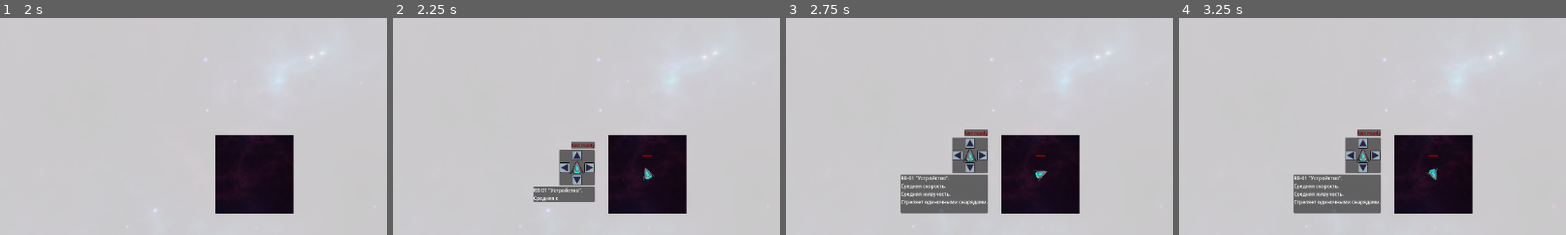
Above: before the commit, frames 1-4 (left to right).
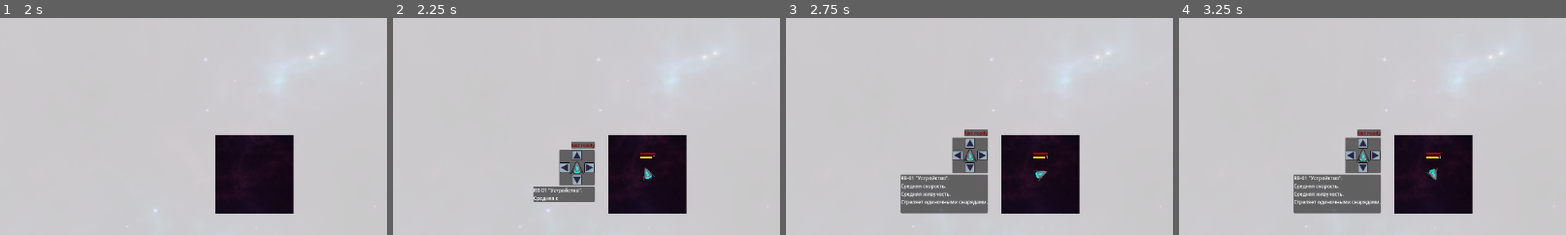
Above: after the commit, the same moments.

Repository: NoElkaTheGod/vague-nonspecific-repository
Game: Godot game, scene res://scenes/root.tscn
Two runs of this game, one before a commit and one after it. Both use one fixed random seed, a clock stepped at 60 frames per second and the inputs below.
Inputs:
- Up to frame 1 (2 s): tap Enter at 1.25 s
- Up to frame 2 (2.25 s): tap Space at 2 s
- Up to frame 3 (2.75 s): no input
- Up to frame 4 (3.25 s): no input
The pictures show only the part of the screen within x 50-100%, y 50-100%; the shares and areas given below are measured in that part.

Frame 1 is identical in both runs. In frame 2, less than 0.1% of the frame differs, in the area x 63-68%, y 62-65%; in frame 3, less than 0.1%; in frame 4, less than 0.1%.

Commit message:
Reload indicators

Diff:
--- /dev/null
+++ b/scenes/cooldown_indicator.tscn
@@ -0,0 +1,55 @@
+[gd_scene load_steps=4 format=3 uid="uid://npi8soq5rnl4"]
+
+[ext_resource type="Script" uid="uid://nvvul1w1xot7" path="res://scripts/cooldown_indicator.gd" id="1_u3864"]
+[ext_resource type="Texture2D" uid="uid://di1nk5v6gwxhh" path="res://sprites/circle.png" id="2_qn1vp"]
+
+[sub_resource type="Theme" id="Theme_en72l"]
+BoxContainer/constants/separation = 0
+
+[node name="CooldownIndicator" type="Control"]
+clip_contents = true
+custom_minimum_size = Vector2(50, 10)
+layout_mode = 3
+anchor_right = 0.026
+anchor_bottom = 0.008
+offset_right = 20.048
+offset_bottom = 4.816
+grow_horizontal = 2
+grow_vertical = 2
+script = ExtResource("1_u3864")
+
+[node name="ReloadBar" type="HBoxContainer" parent="."]
+custom_minimum_size = Vector2(40, 6)
+layout_mode = 1
+anchors_preset = 4
+anchor_top = 0.5
+anchor_bottom = 0.5
+offset_top = -3.0
+offset_right = 30.0
+offset_bottom = 3.0
+grow_vertical = 2
+theme = SubResource("Theme_en72l")
+
+[node name="Light" type="ColorRect" parent="ReloadBar"]
+custom_minimum_size = Vector2(0, 5)
+layout_mode = 2
+size_flags_horizontal = 3
+color = Color(1, 0.784314, 0, 1)
+
+[node name="Dark" type="ColorRect" parent="ReloadBar"]
+layout_mode = 2
+color = Color(0.501961, 0.392157, 0, 1)
+
+[node name="CooldownBar" type="TextureProgressBar" parent="."]
+custom_minimum_size = Vector2(10, 10)
+layout_mode = 1
+anchors_preset = 11
+anchor_left = 1.0
+anchor_right = 1.0
+anchor_bottom = 1.0
+offset_left = -10.0
+grow_horizontal = 0
+grow_vertical = 2
+fill_mode = 4
+nine_patch_stretch = true
+texture_progress = ExtResource("2_qn1vp")
--- a/scenes/health_bar.tscn
+++ b/scenes/health_bar.tscn
@@ -7,6 +7,7 @@
 
 [node name="HealthBar" type="Control"]
 clip_contents = true
+custom_minimum_size = Vector2(40, 6)
 layout_mode = 3
 anchor_right = 0.026
 anchor_bottom = 0.008
@@ -15,6 +16,7 @@
 script = ExtResource("1_ytfrn")
 
 [node name="Box" type="HBoxContainer" parent="."]
+custom_minimum_size = Vector2(40, 6)
 layout_mode = 1
 anchors_preset = 15
 anchor_right = 1.0
--- /dev/null
+++ b/scripts/cooldown_indicator.gd
@@ -0,0 +1,57 @@
+class_name CooldownIndicator extends Control
+
+var bound_player: Player
+var opacity := 1.0
+var full_stack_size := 0.0
+var cur_stack_size := 0.0
+var reload_time := 0.0
+var reload_timer := 0.0
+
+@onready var reload_bar := $ReloadBar/Dark
+@onready var cooldown_bar := $CooldownBar
+@onready var box := $ReloadBar
+
+func init(player: Player) -> void:
+	bound_player = player
+
+func _physics_process(_delta: float) -> void:
+	if bound_player == null: return
+	visible = bound_player.sprite_base.visible and bound_player.visible
+	if cooldown_bar.value < cooldown_bar.max_value:
+		opacity = 1.0
+		cooldown_bar.value += 1
+	else:
+		opacity = lerp(opacity, 0.0, 0.1)
+	cooldown_bar.modulate = Color(1, 1, 1, opacity)
+	if reload_timer < reload_time:
+		reload_timer += 1
+	elif reload_time > 0.0:
+		reload_timer = 0
+		reload_time = 0
+		cur_stack_size = full_stack_size
+
+func _process(_delta: float) -> void:
+	if reload_time > 0:
+		reload_bar.custom_minimum_size.x = (1 - (reload_timer / reload_time)) * box.size.x
+	else:
+		reload_bar.custom_minimum_size.x = (1 - (cur_stack_size / full_stack_size)) * box.size.x
+	reload_bar.custom_minimum_size.x = clamp(reload_bar.custom_minimum_size.x, 0, 40)
+
+func start_cooldown(length: int) -> void:
+	cooldown_bar.value = 0
+	cooldown_bar.max_value = length
+
+func action_fired() -> void:
+	if reload_time > 0.0:
+		reload_timer = 0
+		reload_time = 0
+		cur_stack_size = full_stack_size
+	cur_stack_size -= 1
+
+func reload_started(time: int) -> void:
+	reload_timer = 0
+	reload_time = time
+
+func set_max_stack_size(stack_size: int) -> void:
+	full_stack_size = stack_size
+	cur_stack_size = stack_size
--- a/scripts/health_bar.gd
+++ b/scripts/health_bar.gd
@@ -6,17 +6,15 @@
 var last_damage: float
 
 var bound_player: Player
-var offset := Vector2(0, -60)
 
 @onready var box := $Box
 @onready var red := $Box/Red
 @onready var white := $Box/White
 @onready var dark := $Box/Dark
 
-func init(_max_HP: int, player: Player, color := Color(0.6, 0, 0), new_offset := Vector2(0, -60)) -> void:
+func init(_max_HP: int, player: Player, color := Color(0.6, 0, 0)) -> void:
 	red.modulate = color
 	dark.modulate = color
-	offset = new_offset
 	max_HP = _max_HP
 	HP = player.hit_points
 	time_since_last_damage = 0
@@ -31,13 +29,13 @@
 var timer: float
 
 func _process(delta: float) -> void:
-	visible = bound_player.sprite_base.visible and bound_player.visible and HP > 0
-	position = bound_player.position + offset - (size / 2.0)
+	if bound_player == null: return
+	visible = bound_player.sprite_base.visible and bound_player.visible
 	timer += delta
 	if timer >= 0.5:
-		timer -= 1
+		timer -= 0.5
 		time_since_last_damage += 1
 	if time_since_last_damage > 1 and last_damage > 0:
-		last_damage -= 0.5
+		last_damage -= 1
 	white.custom_minimum_size.x = last_damage / max_HP * box.size.x
 	dark.custom_minimum_size.x =  (max_HP - HP - last_damage) / max_HP * box.size.x
--- a/scripts/player.gd
+++ b/scripts/player.gd
@@ -25,8 +25,15 @@
 @onready var collision_sound_emitter: CollisionSoundEmitter = $CollisionSoundEmitter
 @onready var hurt_sound_emitter := $HurtSoundEmitter
 @onready var game_manager: GameManager = get_parent().get_parent()
+
+@onready var healthbar_scene: PackedScene = load("res://scenes/health_bar.tscn")
+@onready var cooldownbar_scene: PackedScene = load("res://scenes/cooldown_indicator.tscn")
+
+var bound_indicator_container: VBoxContainer
 var bound_player_selector: PlayerSelector
 var bound_health_bar: HealthBar
+var bound_cooldown_indicators: Array[CooldownIndicator]
+
 var input_device := -1
 var character_color: int
 const character_colors = [Color.AQUA, Color.ORANGE_RED, Color.BLUE_VIOLET, Color.DARK_ORANGE, Color.YELLOW_GREEN, Color.GOLD]
@@ -92,9 +99,8 @@
 func _ready() -> void:
 	$ThrusterParticles.visible = false
 	sprite_base.visible = false
-	bound_health_bar = load("res://scenes/health_bar.tscn").instantiate()
-	game_manager.get_node("HealthbarContainer").add_child(bound_health_bar)
-	bound_health_bar.init(type_hit_points[character_type], self)
+	bound_indicator_container = VBoxContainer.new()
+	game_manager.get_node("HealthbarContainer").add_child(bound_indicator_container)
 
 func bind_player_selector(node: PlayerSelector, lobby: bool = false) -> void:
 	bound_player_selector = node
@@ -128,7 +134,6 @@
 	stack_fire_cd.resize(amount_of_stacks)
 	reset_stat_offsets()
 	hit_points = type_hit_points[character_type]
-	bound_health_bar.init(type_hit_points[type], self)
 	match type:
 		0:
 			inventory[0] = shot_item.new()
@@ -144,6 +149,16 @@
 		3:
 			inventory[0] = missile_item.new()
 			add_child(inventory[0])
+	for item in bound_indicator_container.get_children():
+		item.free()
+	bound_health_bar = healthbar_scene.instantiate()
+	bound_indicator_container.add_child(bound_health_bar)
+	bound_health_bar.init(type_hit_points[character_type], self)
+	bound_cooldown_indicators.resize(amount_of_stacks)
+	for i in range(amount_of_stacks):
+		bound_cooldown_indicators[i] = cooldownbar_scene.instantiate()
+		bound_indicator_container.add_child(bound_cooldown_indicators[i])
+		bound_cooldown_indicators[i].init(self)
 
 func init(color: int, device: int) -> void:
 	is_input_connected = true
@@ -156,12 +171,13 @@
 	sprite_mask.texture.atlas = load("res://sprites/player.png")
 	sprite_mask.texture.region = Rect2(48, 0, 48, 48)
 	sprite_mask.modulate = character_colors[character_color]
+	change_player_type(0)
 	set_active()
 	$SpawnSoundEmitter.play()
 	game_manager.player_finished_initialisation(self)
-	change_player_type(0)
 
 func _physics_process(_delta: float) -> void:
+	bound_indicator_container.position = position + Vector2(0, -60) - (bound_indicator_container.size / 2)
 	if is_spawning: return
 	if not is_round_going:
 		linear_velocity = Vector2.ZERO
@@ -309,7 +325,10 @@
 	if action == null:
 		fucking_die(self, true)
 		return
+	if action.item_type == Action.ITEM_TYPE.ACTION:
+		bound_cooldown_indicators[stack].action_fired()
 	fire_cd = max(action.action(self) + cooldown_offset, fire_cd)
+	bound_cooldown_indicators[stack].start_cooldown(fire_cd)
 	reload_if_empty_stack(stack)
 	if action.trigger_next_immediately:
 		fire_action_from_stack(stack)
@@ -327,6 +346,7 @@
 
 func reload_if_empty_stack(stack) -> void:
 	if action_stack_copy[stack].size() > 0: return
+	bound_cooldown_indicators[stack].reload_started(reload_time + reload_offset)
 	stack_fire_cd[active_stack] = reload_time + reload_offset
 	active_stack += 1
 	if active_stack >= amount_of_stacks: active_stack = 0
@@ -338,14 +358,17 @@
 	var temp := 0
 	for stack in range(amount_of_stacks):
 		action_stack[stack].clear()
+		var amount_of_actions := 0
 		for i in range(action_stack_size):
 			if inventory[i + (stack * action_stack_size)] == null: continue
 			temp = 0
 			while division_modifier >= 0:
+				if inventory[i + (stack * action_stack_size)].item_type == Action.ITEM_TYPE.ACTION: amount_of_actions += 1
 				temp += inventory[i + (stack * action_stack_size)].compile_into_stack(action_stack[stack])
 				division_modifier -= 1
 			if temp == 0: division_modifier = 0
 			else: division_modifier += temp
+		bound_cooldown_indicators[stack].set_max_stack_size(amount_of_actions)
 		action_stack_copy[stack] = action_stack[stack].duplicate(true)
 		if action_stack[stack].size() == 0:
 			pass #TODO: "Вы будете мгновенно убиты. Продолжить?"
Not shown, added: scripts/cooldown_indicator.gd.uid
Binary file added: sprites/circle.png
Not shown, added: sprites/circle.png.import
